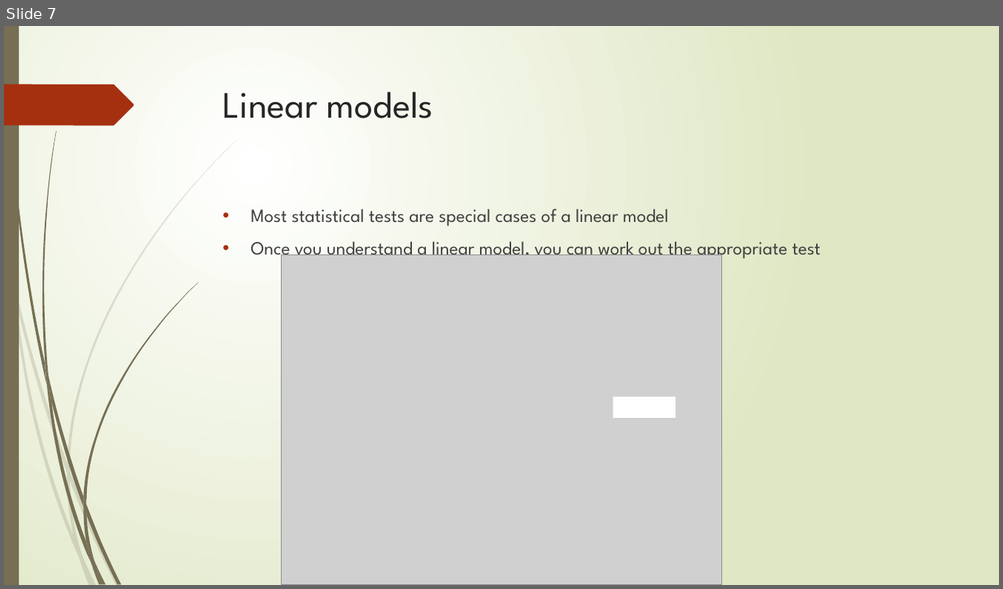
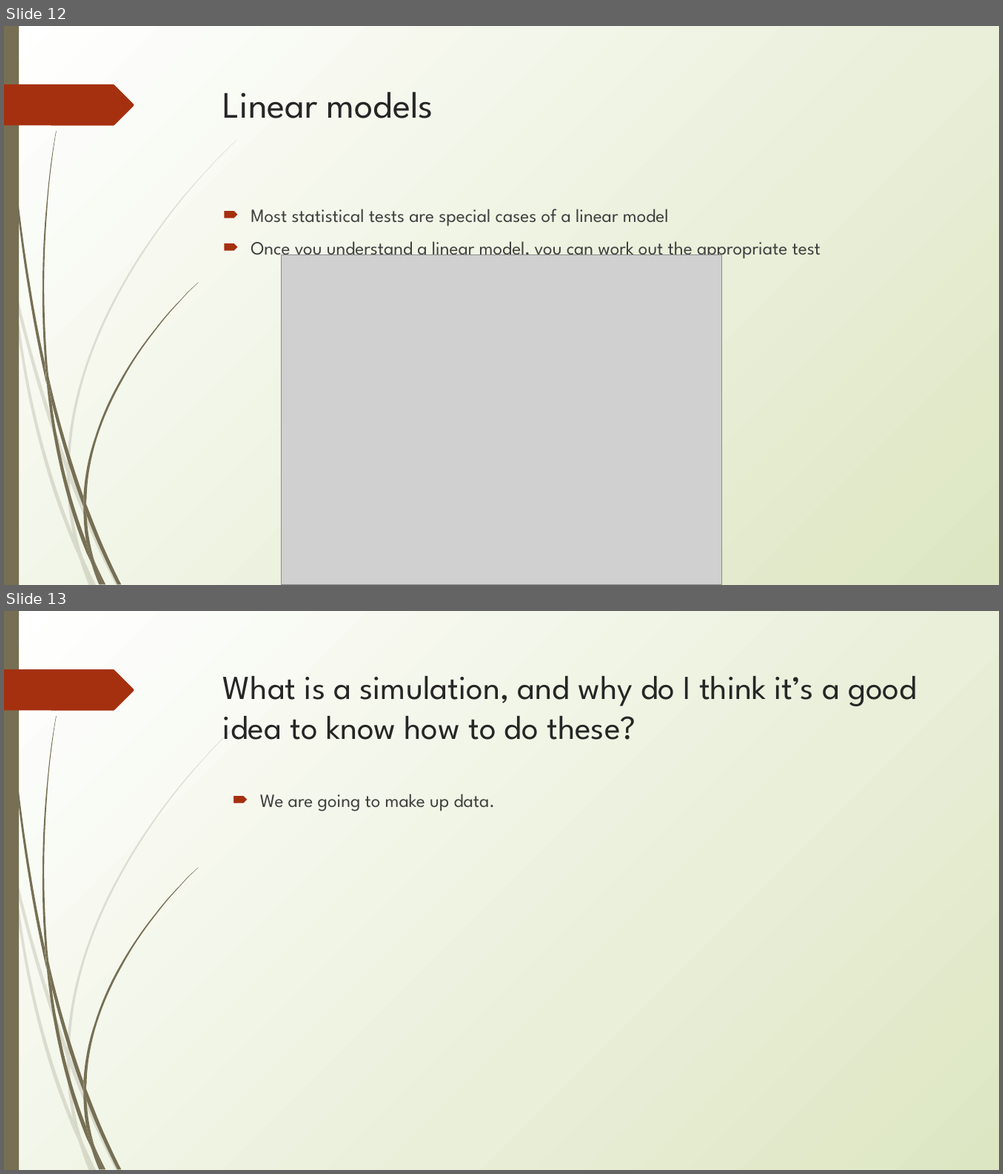
Before and after one commit to erynmcfarlane/GraduateStatsClass, a slide deck: Lecture1.pptx. Shown one above the other, each under a label of ours: slide 7 before the commit, slides 12 and 13 after it. The pictures are 1003x589 and 1003x1174 pixels, drawn with LibreOffice and Linux fonts; fonts in the diff are those of the drawing; grey boxes stand for pictures. Boxes give left, top, right and bottom in pixels: in the first picture for what was removed or moved away, otherwise in the second. Text is boxed around its words. In the diff, an @@ line names an element or a change of style, - is before the commit and + after.

```diff
--- a/Lecture1.pptx
+++ b/Lecture1.pptx
@@ slide 13 added at bbox=[4, 611, 999, 1170], background gradient #FFFFFF to #DDE6C3; not listed: 24 template elements that a slide beside it also shows @@
@@ title added at bbox=[223, 675, 916, 740], 32.4 pt, text #262626 @@
+What is a simulation, and why do I think it’s a good idea to know how to do these?
@@ text added at bbox=[260, 794, 495, 812], 18 pt, text #3F3F3F @@
+🠶 We are going to make up data.
@@ what was slide 7 is now slide 12 @@
@@ slide 12 changed as well @@
@@ background gradient #FFFFFF to #DFE8C4 to gradient #FFFFFF to #DDE6C3 @@
@@ freeform shape at bbox=[4, 84, 134, 125]: rotation 0 to 180 degrees @@
@@ text "Most statistical tests are special ..." at bbox=[250, 209, 820, 261]: text colour #404040 to #3F3F3F; bullet • to 🠶; less space between paragraphs @@
@@ rectangle removed at bbox=[613, 397, 675, 417] @@
```
Also in this commit, not shown: 10 other slides changed, 7 other slides added, 1 other file.
